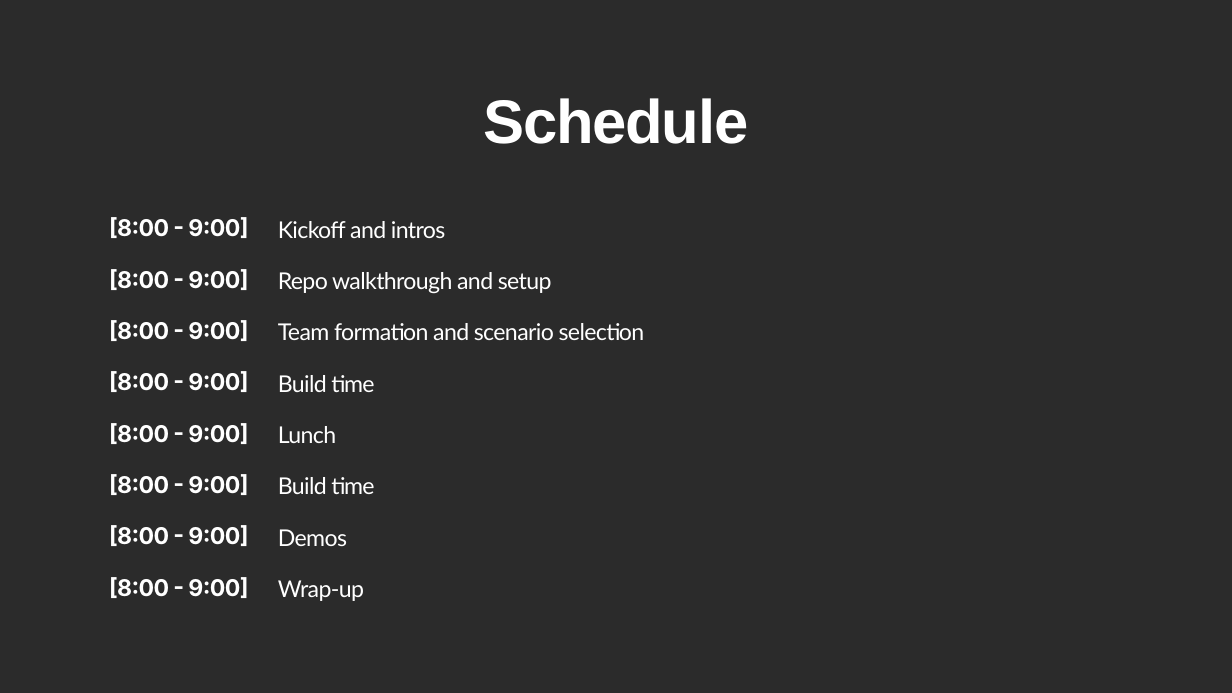
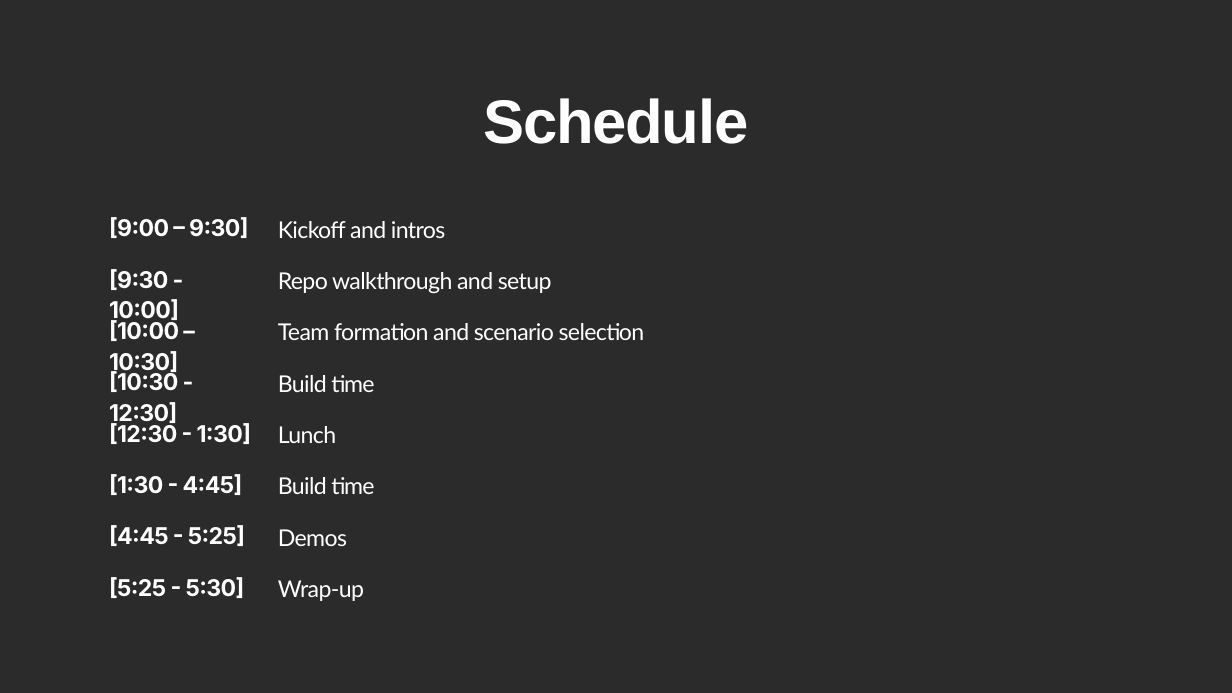
Before and after one commit to thyde1/Hackathon-2025, a slide deck: slide 2 of Hackathon 2025 - slides [PowerPoint] (12-Sep-2025-2.42pm).pptx. Drawn at 1232x693 pixels with LibreOffice and Linux fonts; fonts in the diff are those of the drawing; background and template pictures are left out; a plain dark background stands for a picture behind light text. Boxes give left, top, right and bottom in pixels: in the first picture for what was removed or moved away, otherwise in the second. Text is boxed around its words. In the diff, an @@ line names an element or a change of style, - is before the commit and + after.

```diff
--- a/Hackathon 2025 - slides [PowerPoint] (12-Sep-2025-2.42pm).pptx
+++ b/Hackathon 2025 - slides [PowerPoint] (12-Sep-2025-2.42pm).pptx
@@ text at [109, 217, 248, 238]: text changed @@
-[8:00 - 9:00]
+[9:00 – 9:30]
@@ text at [109, 269, 179, 324]: text changed @@
-[8:00 - 9:00]
+[9:30 - 10:00]
@@ text at [109, 319, 179, 376]: text changed @@
-[8:00 - 9:00]
+[10:00 – 10:30]
@@ text at [109, 371, 178, 427]: text changed @@
-[8:00 - 9:00]
+[10:30 - 12:30]
@@ text at [109, 422, 251, 444]: text changed @@
-[8:00 - 9:00]
+[12:30 - 1:30]
@@ text at [109, 474, 243, 495]: text changed @@
-[8:00 - 9:00]
+[1:30 - 4:45]
@@ text at [109, 525, 245, 546]: text changed @@
-[8:00 - 9:00]
+[4:45 - 5:25]
@@ text at [109, 577, 245, 598]: text changed @@
-[8:00 - 9:00]
+[5:25 - 5:30]
```
Also in this commit, not shown: 1 other slide changed, 1 slide added, 4 other files.
